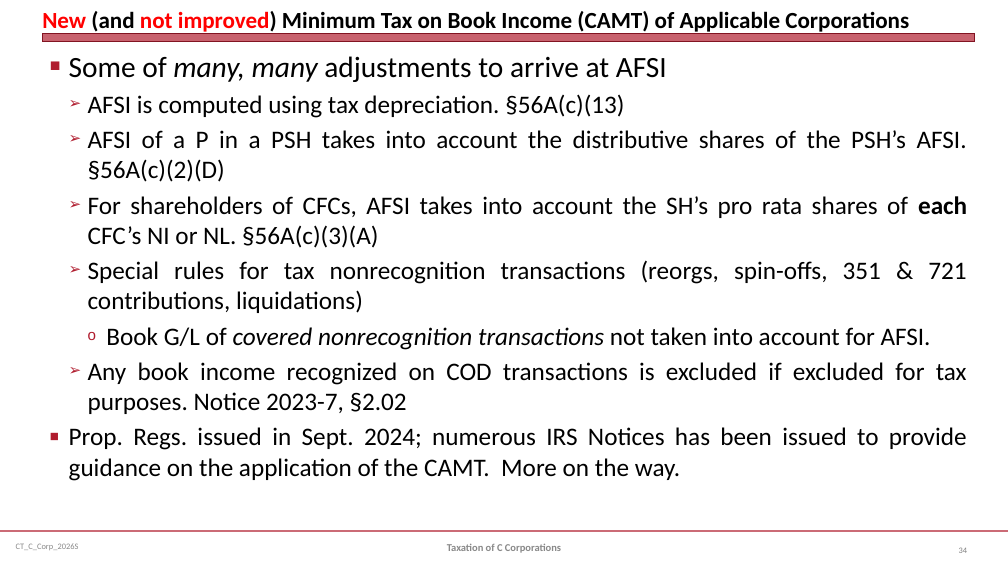
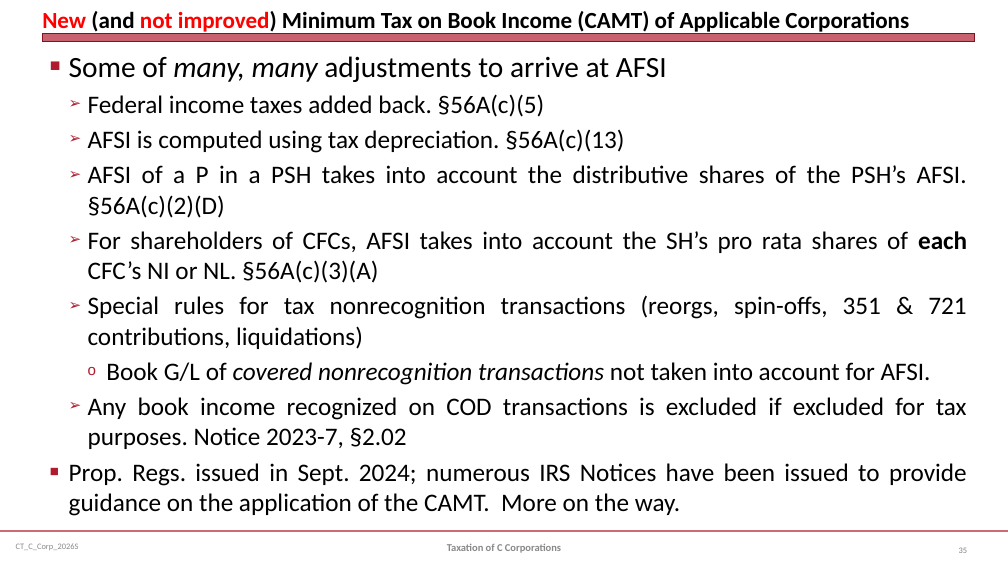
Before and after one commit to jmc877/Corporate-Tax, a slide deck: slide 35 of slides/CT_C_Corp_2026S.pptx (slide 34 before the commit). Drawn at 1008x567 pixels with LibreOffice and Linux fonts; fonts in the diff are those of the drawing. Boxes give left, top, right and bottom in pixels: in the first picture for what was removed or moved away, otherwise in the second. Text is boxed around its words. In the diff, an @@ line names an element or a change of style, - is before the commit and + after.

```diff
--- a/slides/CT_C_Corp_2026S.pptx
+++ b/slides/CT_C_Corp_2026S.pptx
@@ text at (88, 94, 545, 117): paragraph added @@
+  ➢ Federal income taxes added back. §56A(c)(5)
@@ text at (69, 463, 967, 516): text changed @@
-■ Prop. Regs. issued in Sept. 2024; numerous IRS Notices has been issued to provide guidance on the application of the CAMT. More on the way.
+■ Prop. Regs. issued in Sept. 2024; numerous IRS Notices have been issued to provide guidance on the application of the CAMT. More on the way.
```
Also in this commit, not shown: 4 other slides changed, 1 slide added, 1 other file.
